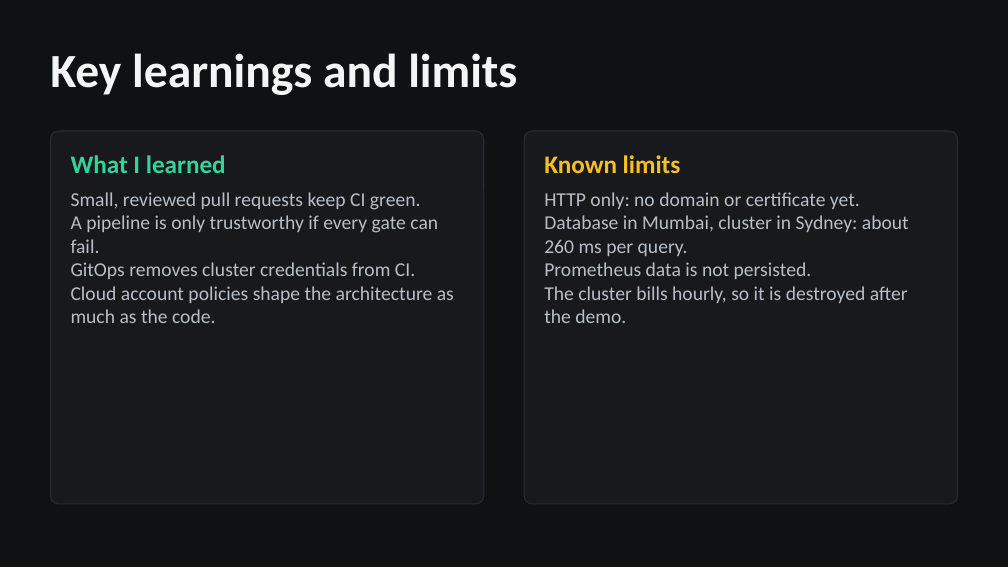
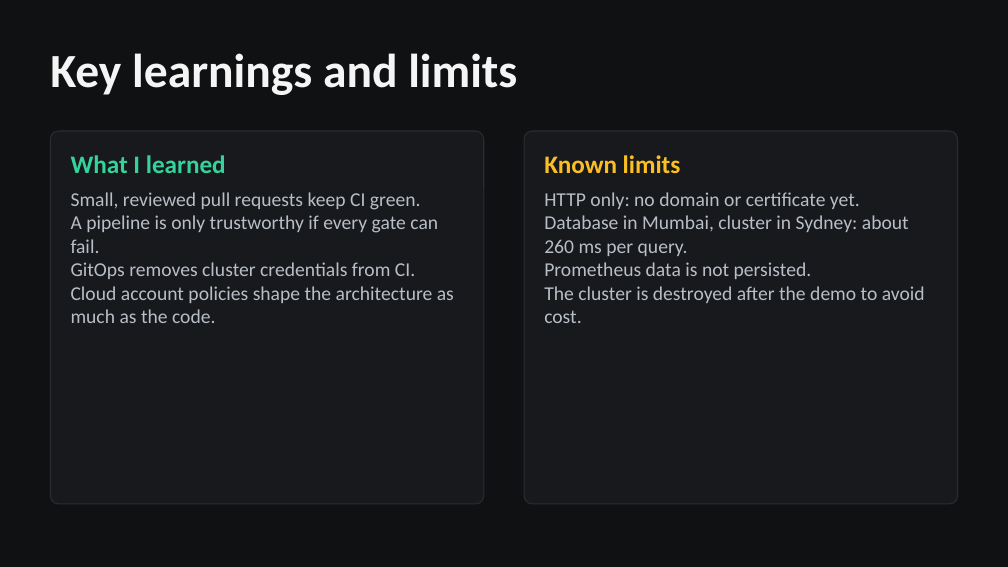
Before and after one commit to Avishkar74/StudAura, a slide deck: slide 14 of demo/StudAura-presentation.pptx (slide 12 before the commit). Drawn at 1008x567 pixels with LibreOffice and Linux fonts; fonts in the diff are those of the drawing. Boxes give left, top, right and bottom in pixels: in the first picture for what was removed or moved away, otherwise in the second. Text is boxed around its words. In the diff, an @@ line names an element or a change of style, - is before the commit and + after.

```diff
--- a/demo/StudAura-presentation.pptx
+++ b/demo/StudAura-presentation.pptx
@@ text at bbox=[544, 286, 925, 323]: text changed @@
-The cluster bills hourly, so it is destroyed after the demo.
+The cluster is destroyed after the demo to avoid cost.
```
Also in this commit, not shown: 7 other slides changed, 4 slides added, 2 slides removed, 29 other files.
